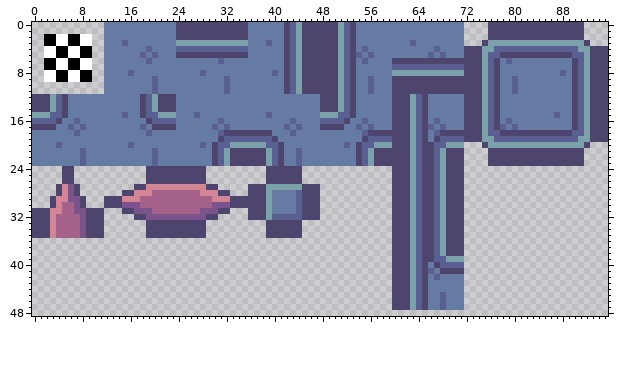
Sprite sheet, stored at TowerOfDreams/tilesets/tTileset/output_tileset.png. Above is the file before it was changed.
The file is 96x96 pixels. Shown: x 0..95, y 0..48.
New version:
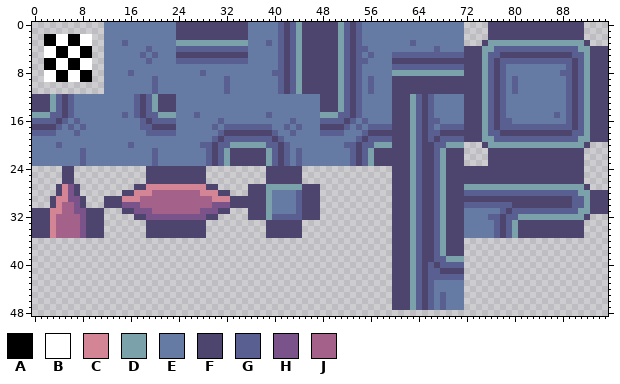
Palette (. is transparent): A #000000  B #ffffff  C #d38595  D #7ba1ab  E #657ba3  F #4d456d  G #5a5f92  H #795389  J #a4628a
Change:
Colour D now appears in row 27 at x 72 to 91; in row 28 at x 91 to 92; in rows 29 to 30 at x 92; in row 31 at x 91 to 92; in row 32 at x 81 to 91; in rows 33 to 35 at x 80.
Colour E now appears in row 31 at x 72 to 77; in row 32 at x 72 to 75; in rows 33 to 35 at x 72 to 76.
Colour F now appears in rows 24 to 26 at x 72 to 91; in row 27 at x 92; in row 28 at x 93 to 95; in row 29 at x 72 to 89 and 93 to 95; in row 30 at x 80 to 89 and 93 to 95; in row 31 at x 79 and 93 to 95.
Colour F now appears in row 32 at x 78 and 92; in rows 33 to 35 at x 78 and 81 to 91.
Colour G now appears in row 28 at x 72 to 90; in row 29 at x 90 to 91; in row 30 at x 72 to 79 and 90 to 91; in row 31 at x 78 and 80 to 90; in row 32 at x 76 to 77 and 79 to 80; in rows 33 to 35 at x 77 and 79.
The author changed colour E to colour G in rows 0 to 4 at x 41 and 54; in row 5 at x 41, 60 to 65, 67 and 69 to 71; in row 6 at x 24 to 30, 32 to 35, 41, 54, 78 and 80 to 89; in rows 7 to 11 at x 41, 54, 78 and 89; in rows 12 to 15 at x 6, 17, 54, 66, 78 and 89; in row 16 at x 5, 18, 53, 66, 78 and 89.
The author changed colour E to colour G in row 17 at x 4, 19, 33 to 39, 52, 57 to 59, 69 to 71, 79 and 81 to 89; in row 18 at x 0 to 3, 20 to 23, 40, 48 to 51 and 66; in row 19 at x 30, 41, 54 and 66; in rows 20 to 23 at x 29, 42 and 53; in row 40 at x 66; in row 41 at x 67.
The author changed colour E to colour G in row 42 at x 66 and 68 to 71; in rows 43 to 47 at x 66.
